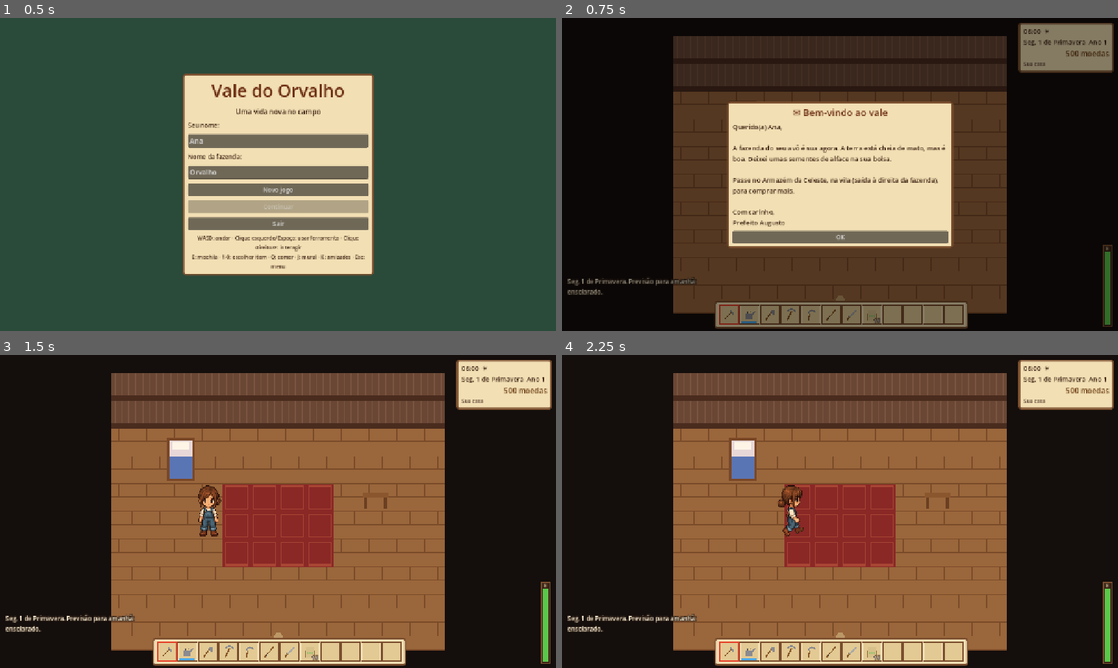
Above: before the commit, frames 1-4 (two rows, left to right).
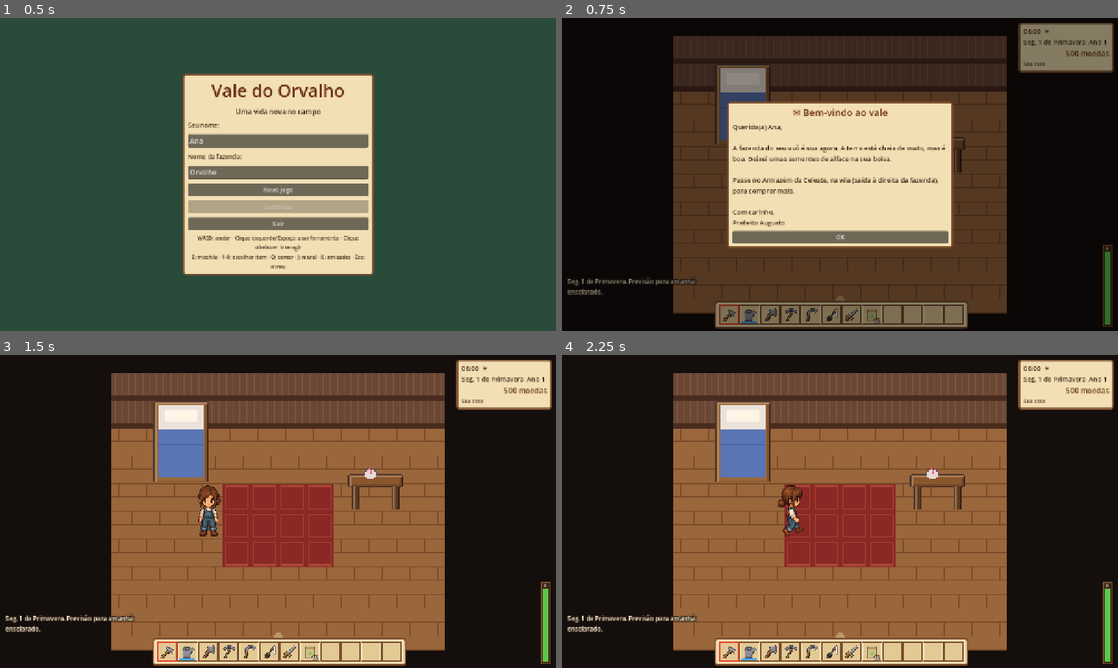
Above: after the commit, the same moments.

Repository: juniorangel2000-commits/Vale-do-Orvalho
Game: Godot game, scene res://cenas/principal.tscn
Two runs of this game, one before a commit and one after it. Both use one fixed random seed, a clock stepped at 60 frames per second and the inputs below.
Inputs (mouse positions are in pixels of both pictures, inside the frame that each line leads up to):
- Up to frame 1 (0.5 s): no input
- Up to frame 2 (0.75 s): click "Novo jogo" at 0.5 s
- Up to frame 3 (1.5 s): click "OK" at 1.25 s
- Up to frame 4 (2.25 s): tap Enter at 2 s; move the mouse to (728, 652) at 2.02 s; hold D (direita) from 2.03 s (still down); hold Q (comer) from 2.03 s (still down); click (728, 652) at 2.17 s

Frame 1 is identical in both runs. In frame 2, 1.6% of the frame differs, in the area x 27-73%, y 15-98%; in frame 3, 2.9%, in the area x 27-73%, y 14-98%; in frame 4, 2.9%.

Commit message:
Artes em pixel art: itens, plantas, máquinas, animais, monstros e aldeões com roupas próprias
Geradas por ferramentas/gerar_artes.py e ferramentas/gerar_aldeoes.py; o jogo usa a arte
quando existe e mantém o desenho por código como reserva.

Co-Authored-By: Claude Opus 5.5 <noreply@anthropic.com>
Claude-Session: https://claude.ai/code/session_01VpVxgLDwMx9W1Umeo6cjWo

Diff:
--- a/scripts/animal.gd
+++ b/scripts/animal.gd
@@ -11,6 +11,7 @@
 var _coracao := 0.0
 
 func _ready() -> void:
+	texture_filter = CanvasItem.TEXTURE_FILTER_NEAREST
 	_alvo = position
 
 func _process(delta: float) -> void:
--- a/scripts/desenho.gd
+++ b/scripts/desenho.gd
@@ -1,6 +1,37 @@
 class_name Desenho
 ## Desenhos simples feitos por código (ícones, plantas, máquinas, animais, monstros).
 ## São provisórios: cada um pode ser trocado por uma arte de verdade depois.
+
+static var _tex := {}
+
+## Textura de arte/gerada (ou null se não existir).
+static func tex(caminho: String) -> Texture2D:
+	if not _tex.has(caminho):
+		var p := "res://arte/gerada/%s.png" % caminho
+		_tex[caminho] = load(p) if ResourceLoader.exists(p) else null
+	return _tex[caminho]
+
+## Desenha um sprite com o pé em "base", ampliado (pixel art). Devolve false se não houver arte.
+static func sprite(ci: CanvasItem, caminho: String, base: Vector2, escala := 2.0, mod := Color.WHITE, espelhar := false) -> bool:
+	var t := tex(caminho)
+	if t == null:
+		return false
+	var tam := t.get_size() * escala
+	if espelhar:
+		ci.draw_set_transform(base, 0, Vector2(-1, 1))
+		ci.draw_texture_rect(t, Rect2(Vector2(-tam.x / 2.0, -tam.y), tam), false, mod)
+		ci.draw_set_transform(Vector2.ZERO, 0, Vector2.ONE)
+	else:
+		ci.draw_texture_rect(t, Rect2(base - Vector2(tam.x / 2.0, tam.y), tam), false, mod)
+	return true
+
+static func textura_item(id: String) -> Texture2D:
+	var t := tex("itens/%s_%d" % [id, Jogo.nivel_de(id)])
+	if t == null:
+		t = tex("itens/" + id)
+	if t == null:
+		t = tex("objetos/" + id)
+	return t
 
 static func _escuro(c: Color, f := 0.7) -> Color:
 	return Color(c.r * f, c.g * f, c.b * f, c.a)
@@ -16,6 +47,17 @@
 		cor = cor.lerp(Dados.item(origem).cor, 0.6)
 	var c := r.get_center()
 	var s: float = min(r.size.x, r.size.y) / 2.0
+	var t := textura_item(id)
+	if t != null:
+		var tt := t.get_size()
+		var esc: float = min(r.size.x / tt.x, r.size.y / tt.y)
+		if esc >= 2.0:
+			esc = floorf(esc)
+		var mod := Color.WHITE
+		if origem != "" and (id == "geleia" or id == "suco" or id == "licor" or id == "conserva" or id == "mel"):
+			mod = Color.WHITE.lerp(Dados.item(origem).cor, 0.45) * 1.15
+		ci.draw_texture_rect(t, Rect2(c - tt * esc / 2.0, tt * esc), false, mod)
+		return
 	match String(d.forma):
 		"ferramenta":
 			ferramenta(ci, id, r)
@@ -176,6 +218,18 @@
 ## Planta no solo; base = ponto no chão (centro embaixo).
 static func cultura(ci: CanvasItem, base: Vector2, cult: Dictionary) -> void:
 	var dados: Dictionary = Dados.culturas[cult.id]
+	if cult.get("morta", false) and sprite(ci, "culturas/morta", base + Vector2(0, 2)):
+		return
+	if not cult.get("morta", false):
+		var dias_c := int(cult.dias)
+		var fase_c := 0
+		var soma_c := 0
+		for f in dados.fases:
+			soma_c += int(f)
+			if dias_c >= soma_c:
+				fase_c += 1
+		if sprite(ci, "culturas/%s_%d" % [cult.id, min(fase_c, 4)], base + Vector2(0, 2)):
+			return
 	if cult.get("morta", false):
 		ci.draw_line(base, base + Vector2(-4, -12), Color("#6a5a3a"), 2)
 		ci.draw_line(base, base + Vector2(5, -10), Color("#6a5a3a"), 2)
@@ -235,6 +289,22 @@
 ## Objetos colocáveis (máquinas, baú...), base = chão.
 static func objeto_colocavel(ci: CanvasItem, tipo: String, base: Vector2, tam := 28.0, pronto := false, trabalhando := false) -> void:
 	var s := tam / 28.0
+	var nome := tipo
+	if trabalhando and (tipo == "fornalha" or tipo == "forno_carvao"):
+		nome += "_on"
+	if tipo == "cocho" and pronto:
+		nome = "cocho_cheio"
+	if tex("objetos/" + nome) != null:
+		var t := tex("objetos/" + nome)
+		var escala := 2.0 * s if tam != 28.0 else 2.0
+		if tam < 28.0:
+			escala = tam / max(t.get_width(), t.get_height())
+		sprite(ci, "objetos/" + nome, base, escala)
+		if pronto and tipo != "cocho" and tipo != "mural":
+			var topo := base + Vector2(0, -t.get_height() * escala - 8)
+			ci.draw_circle(topo, 9, Color(1, 1, 1, 0.92))
+			ci.draw_arc(topo, 9, 0, TAU, 16, Color("#6a4a2a"), 1.5)
+		return
 	match tipo:
 		"bau":
 			ci.draw_rect(Rect2(base + Vector2(-13, -20) * s, Vector2(26, 18) * s), Color("#9a6b3e"))
@@ -334,6 +404,8 @@
 
 ## Animal visto de lado; olhando para a direita se dir > 0.
 static func animal(ci: CanvasItem, tipo: String, base: Vector2, dir := 1.0, quadro := 0.0) -> void:
+	if sprite(ci, "animais/%s_%d" % [tipo, int(quadro / 2.0) % 2], base, 2.0, Color.WHITE, dir < 0):
+		return
 	var d: Dictionary = Dados.animais.get(tipo, {"cor": Color.WHITE})
 	var cor: Color = d.cor
 	var pulo := absf(sin(quadro)) * 1.5
@@ -367,6 +439,9 @@
 ## Monstros da mina.
 static func monstro(ci: CanvasItem, tipo: String, base: Vector2, quadro: float, ferido: bool) -> void:
 	var piscar := Color(1, 0.4, 0.4) if ferido else Color.WHITE
+	var desloc := Vector2(0, -6 - sin(quadro * 6.0) * 3.0) if tipo == "morcego" else Vector2.ZERO
+	if sprite(ci, "monstros/%s_%d" % [tipo, int(quadro * 4.0) % 2], base + desloc, 2.0, piscar):
+		return
 	match tipo:
 		"gosma", "gosma_azul", "gosma_roxa":
 			var cor := Color("#5fc24a")
--- a/scripts/hud.gd
+++ b/scripts/hud.gd
@@ -134,7 +134,7 @@
 	while _mensagens.get_child_count() > 6:
 		_mensagens.get_child(0).queue_free()
 		_mensagens.remove_child(_mensagens.get_child(0))
-	var t := create_tween()
+	var t := l.create_tween()
 	t.tween_interval(4.0)
 	t.tween_property(l, "modulate:a", 0.0, 1.0)
 	t.tween_callback(l.queue_free)
--- a/scripts/jogador.gd
+++ b/scripts/jogador.gd
@@ -28,6 +28,8 @@
 	corpo.scale = Vector2(0.3, 0.3)
 	corpo.offset = Vector2(0, -104)
 	corpo.light_mask = 2
+	corpo.texture_filter = CanvasItem.TEXTURE_FILTER_LINEAR
+	texture_filter = CanvasItem.TEXTURE_FILTER_NEAREST
 	add_child(corpo)
 	corpo.play("parada-south")
 	z_index = 0
--- a/scripts/mapa.gd
+++ b/scripts/mapa.gd
@@ -72,6 +72,7 @@
 	lavoura.set_script(preload("res://scripts/lavoura.gd"))
 	lavoura.set("mapa", self)
 	lavoura.z_index = -10
+	lavoura.texture_filter = CanvasItem.TEXTURE_FILTER_NEAREST
 	add_child(lavoura)
 	objetos = Node2D.new()
 	objetos.y_sort_enabled = true
--- a/scripts/monstro.gd
+++ b/scripts/monstro.gd
@@ -22,6 +22,7 @@
 var _troca := 0.0
 
 func _ready() -> void:
+	texture_filter = CanvasItem.TEXTURE_FILTER_NEAREST
 	vida = int(STATUS[tipo].vida * (1.0 + andar / 40.0))
 
 func _process(delta: float) -> void:
--- a/scripts/npc.gd
+++ b/scripts/npc.gd
@@ -14,10 +14,16 @@
 func _ready() -> void:
 	var d: Dictionary = Dados.aldeoes[id]
 	corpo = AnimatedSprite2D.new()
-	corpo.sprite_frames = Jogador._quadros()
-	corpo.scale = Vector2(0.29, 0.29)
-	corpo.offset = Vector2(0, -104)
-	corpo.modulate = Color.WHITE.lerp(d.cor, 0.8) * 1.25
+	var folha := Desenho.tex("aldeoes/" + id)
+	if folha:
+		corpo.sprite_frames = _quadros_da_folha(folha)
+		corpo.scale = Vector2(0.58, 0.58)
+		corpo.offset = Vector2(0, -52)
+	else:
+		corpo.sprite_frames = Jogador._quadros()
+		corpo.scale = Vector2(0.29, 0.29)
+		corpo.offset = Vector2(0, -104)
+		corpo.modulate = Color.WHITE.lerp(d.cor, 0.8) * 1.25
 	corpo.light_mask = 2
 	add_child(corpo)
 	corpo.play("parada-south")
@@ -30,6 +36,30 @@
 	_nome.size = Vector2(60, 10)
 	_nome.horizontal_alignment = HORIZONTAL_ALIGNMENT_CENTER
 	add_child(_nome)
+
+static var _cache := {}
+
+func _quadros_da_folha(folha: Texture2D) -> SpriteFrames:
+	if _cache.has(id):
+		return _cache[id]
+	var sf := SpriteFrames.new()
+	sf.remove_animation("default")
+	var ordem := ["south", "north", "east", "west", "south-east", "south-west", "north-east", "north-west"]
+	for li in ordem.size():
+		var d: String = ordem[li]
+		sf.add_animation("parada-" + d)
+		sf.add_animation("andar-" + d)
+		sf.set_animation_speed("andar-" + d, 9.0)
+		for ci in 7:
+			var at := AtlasTexture.new()
+			at.atlas = folha
+			at.region = Rect2(ci * 128, li * 128, 128, 128)
+			if ci == 0:
+				sf.add_frame("parada-" + d, at)
+			else:
+				sf.add_frame("andar-" + d, at)
+	_cache[id] = sf
+	return sf
 
 func celula() -> Vector2i:
 	return Vector2i(floori(position.x / Mapa.T), floori((position.y - 2) / Mapa.T))
--- a/scripts/objeto_visual.gd
+++ b/scripts/objeto_visual.gd
@@ -40,6 +40,12 @@
 		if o.has("saida"):
 			queue_redraw()
 
+func _ready() -> void:
+	texture_filter = CanvasItem.TEXTURE_FILTER_NEAREST
+	var o := mapa.objeto(celula)
+	if not o.is_empty() and (ARTES.has(String(o.tipo)) or String(o.tipo).begins_with("deco")):
+		texture_filter = CanvasItem.TEXTURE_FILTER_LINEAR
+
 func tremer() -> void:
 	tremor = 0.25
 
@@ -76,6 +82,13 @@
 		return
 	match tipo:
 		"mato":
+			var tinta := Color.WHITE
+			if Jogo.estacao == 2:
+				tinta = Color(1.3, 0.95, 0.5)
+			elif Jogo.estacao == 3:
+				tinta = Color(1.1, 1.15, 1.2)
+			if Desenho.sprite(self, "objetos/mato_%d" % (abs(celula.x * 3 + celula.y) % 3), desloc, 2.0, tinta):
+				return
 			var verde := Color("#6a9a3a") if Jogo.estacao != 2 else Color("#a88a3a")
 			if Jogo.estacao == 3:
 				verde = Color("#9aa89a")
@@ -88,7 +101,7 @@
 				draw_circle(p + Vector2(-1, -1), 3, Color("#b8b8b0"))
 		"forragem":
 			draw_circle(Vector2(0, -2), 9, Color(0, 0, 0, 0.18))
-			Desenho.icone(self, String(o.item), Rect2(Vector2(-11, -24), Vector2(22, 22)))
+			Desenho.icone(self, String(o.item), Rect2(Vector2(-16, -30), Vector2(32, 32)))
 		"caixa_envio", "bau", "espantalho", "aspersor", "aspersor_bom", "cerca", "tocha", "barril", "conserveiro", "fornalha",\
 				"forno_carvao", "prensa_queijo", "batedeira", "tear", "caixa_abelha", "fogao", "cama", "cocho", "mural", "colecoes",\
 				"escada_mina", "elevador", "mesa":
@@ -101,8 +114,12 @@
 				pronto = int(Jogo.construcao_por_id(mapa.construcao_id).get("cocho", 0)) > 0
 			if tipo == "mural":
 				pronto = not Jogo.pedido.is_empty()
-			Desenho.objeto_colocavel(self, tipo, desloc, 40.0 if tipo == "caixa_envio" else 28.0, pronto, trabalhando)
+			Desenho.objeto_colocavel(self, tipo, desloc, 28.0, pronto, trabalhando)
 			if pronto and o.has("saida"):
-				Desenho.icone(self, String(o.saida), Rect2(Vector2(-6, -44), Vector2(12, 12)), String(o.get("origem", "")))
+				var alt := 44.0
+				var tt := Desenho.tex("objetos/" + tipo)
+				if tt:
+					alt = tt.get_height() * 2.0 + 8.0
+				Desenho.icone(self, String(o.saida), Rect2(Vector2(-8, -alt - 8), Vector2(16, 16)), String(o.get("origem", "")))
 		_:
 			draw_rect(Rect2(-8, -16, 16, 16), Color.MAGENTA)
--- a/scripts/slot_ui.gd
+++ b/scripts/slot_ui.gd
@@ -11,6 +11,7 @@
 var escurecido := false
 
 func _init() -> void:
+	texture_filter = CanvasItem.TEXTURE_FILTER_NEAREST
 	custom_minimum_size = Vector2(44, 44)
 	tooltip_text = " "
 	mouse_filter = Control.MOUSE_FILTER_STOP
@@ -32,7 +33,7 @@
 	var s = conteudo()
 	if s == null:
 		return
-	Desenho.icone(self, String(s.id), r.grow(-7), String(s.get("origem", "")))
+	Desenho.icone(self, String(s.id), r.grow(-4), String(s.get("origem", "")))
 	if escurecido:
 		draw_rect(r.grow(-2), Color(0.2, 0.15, 0.1, 0.55))
 	var q := int(s.get("q", 0))
Binary file added: arte/gerada/aldeoes/augusto.png
Not shown, added: arte/gerada/aldeoes/augusto.png.import
Binary file added: arte/gerada/aldeoes/bento.png
Not shown, added: arte/gerada/aldeoes/bento.png.import
Binary file added: arte/gerada/aldeoes/caio.png
Not shown, added: arte/gerada/aldeoes/caio.png.import
Binary file added: arte/gerada/aldeoes/celeste.png
Not shown, added: arte/gerada/aldeoes/celeste.png.import
Binary file added: arte/gerada/aldeoes/davi.png
Not shown, added: arte/gerada/aldeoes/davi.png.import
Binary file added: arte/gerada/aldeoes/lia.png
Not shown, added: arte/gerada/aldeoes/lia.png.import
(and 505 more such lines)
